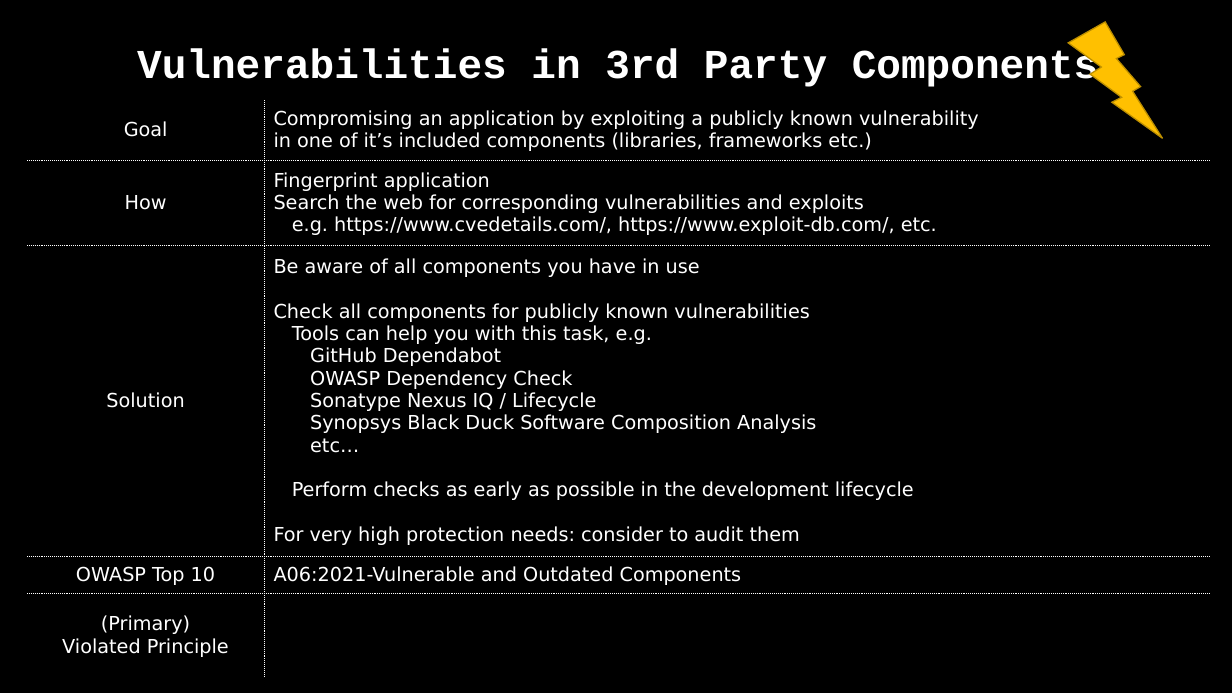
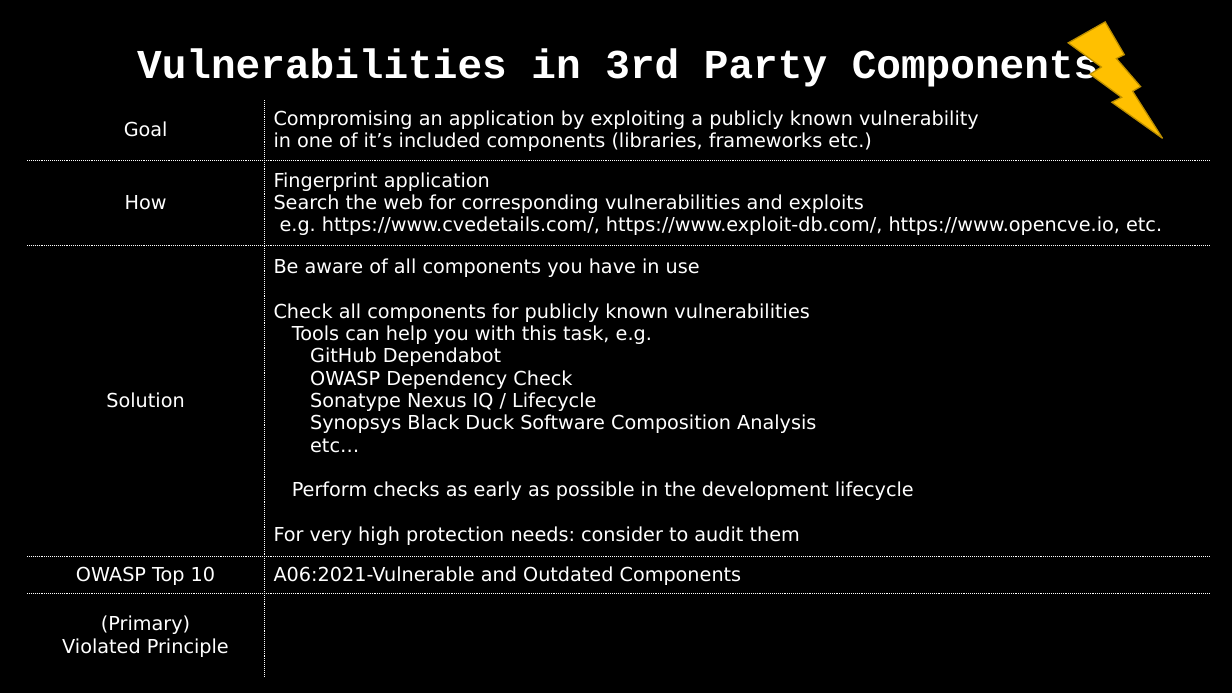
Before and after one commit to dschwarz91/websec-lecture, a slide deck: slide 48 of slides/8_General_Topics.pptx. Drawn at 1232x693 pixels with LibreOffice and Linux fonts; fonts in the diff are those of the drawing. Boxes give left, top, right and bottom in pixels: in the first picture for what was removed or moved away, otherwise in the second. Text is boxed around its words. In the diff, an @@ line names an element or a change of style, - is before the commit and + after.

```diff
--- a/slides/8_General_Topics.pptx
+++ b/slides/8_General_Topics.pptx
@@ table at (27,37,1210,684) @@
-row 3, column 2: Fingerprint application / Search the web for corresponding vulnerabilities and exploits / e.g. https://www.cvedetails.com/, https://www.exploit-db.com/, etc.
+row 3, column 2: Fingerprint application / Search the web for corresponding vulnerabilities and exploits / e.g. https://www.cvedetails.com/, https://www.exploit-db.com/, https://www.opencve.io, etc.
```
Also in this commit, not shown: 7 other slides changed, 1 other file.
